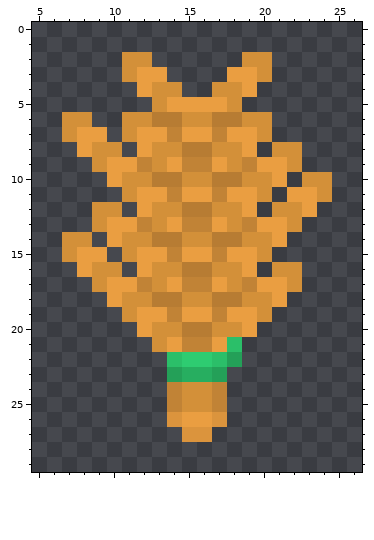
File history of a pixel-art sprite, Assets/Resources/Sprites/Resources/Wheat/wheat-base.png. This is how it looked before the edit.
The file is 32x32 pixels. Colours within 5 levels of each other are drawn and written as one. Shown: x 5..26, y 0..29. The old version is drawn lined up with the new one.
The result:
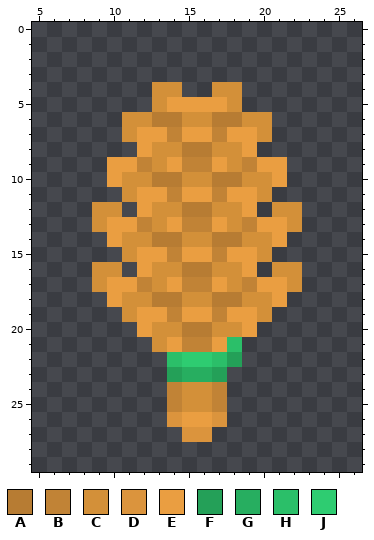
Palette (. is transparent): A #b77c33  B #c18336  C #d39039  D #db943d  E #ea9e41  F #24a058  G #27ae60  H #2bbf69  J #2ecc71
From old to new:
whole drawing moved by +0,-1 (the old picture is shown already moved)
Colour C is removed in row 2 at x 11 to 12 and 19 to 20; in row 3 at x 11 and 20; in row 6 at x 7 to 8; in row 7 at x 7; in row 8 at x 9 to 10 and 21 to 22; in row 9 at x 9 and 22.
Colour C is removed in row 10 at x 23 to 24; in row 11 at x 24; in row 14 at x 7 to 8; in row 15 at x 7.
Colour E is removed in row 3 at x 12 to 13 and 18 to 19; in row 4 at x 12 and 19; in row 7 at x 8 to 9; in row 8 at x 8; in row 11 at x 22 to 23; in row 12 at x 23.
Colour E is removed in row 15 at x 8 to 9; in row 16 at x 8.
Changed places in both pictures, as pixel boxes (x1, y1, x2, y2):
erased: (62, 52, 167, 277)
erased: (227, 52, 332, 217)
